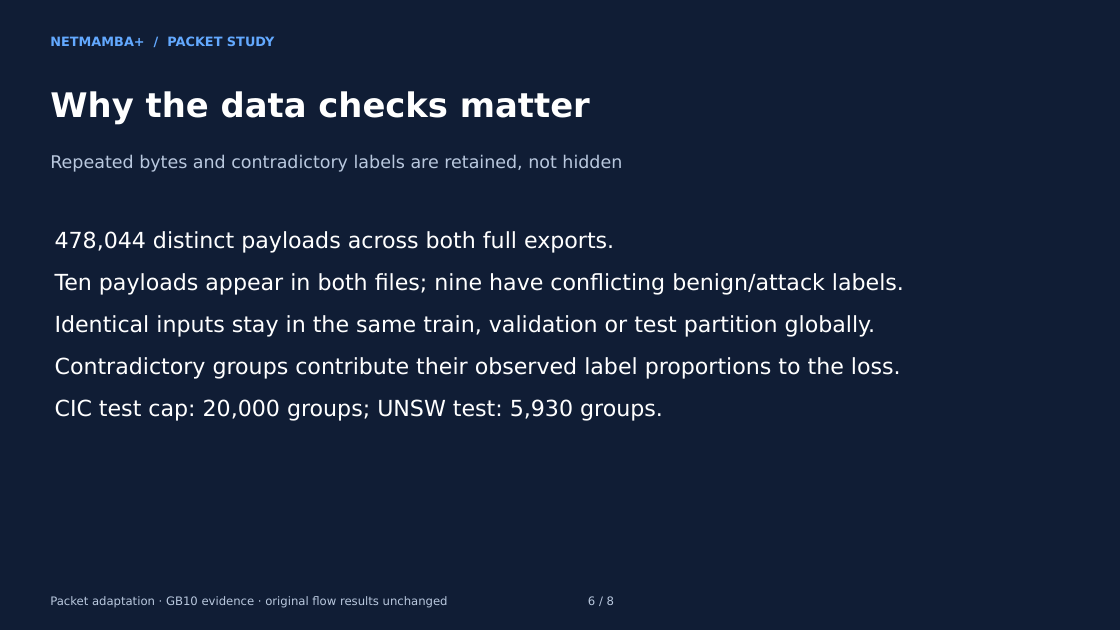
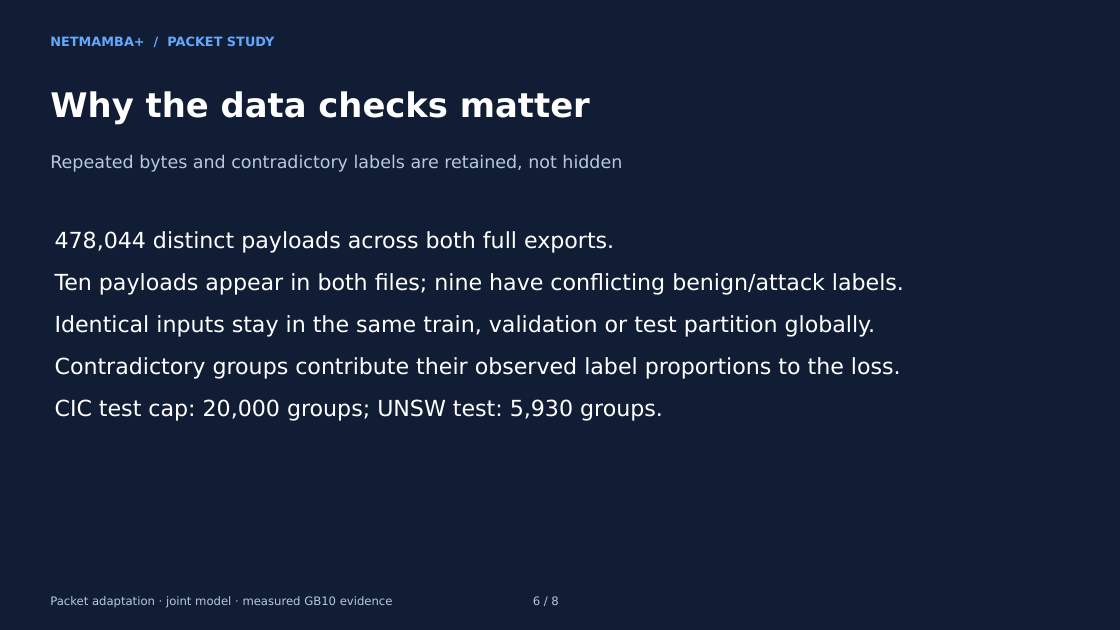
Before and after one commit to buffbeefalo/netmambaplus-reproduction, a slide deck: slide 6 of docs/customer/packet-addendum/NetMambaPlus-packet-addendum.pptx. Drawn at 1120x630 pixels with LibreOffice and Linux fonts; fonts in the diff are those of the drawing. Boxes give left, top, right and bottom in pixels: in the first picture for what was removed or moved away, otherwise in the second. Text is boxed around its words. In the diff, an @@ line names an element or a change of style, - is before the commit and + after.

Commit message:
Make the two-CSV packet model the single client workflow

```diff
--- a/docs/customer/packet-addendum/NetMambaPlus-packet-addendum.pptx
+++ b/docs/customer/packet-addendum/NetMambaPlus-packet-addendum.pptx
@@ text at [50, 596, 558, 608]: text changed @@
-Packet adaptation · GB10 evidence · original flow results unchanged 6 / 8
+Packet adaptation · joint model · measured GB10 evidence 6 / 8
```
Also in this commit, not shown: 7 other slides changed, 50 other files.
